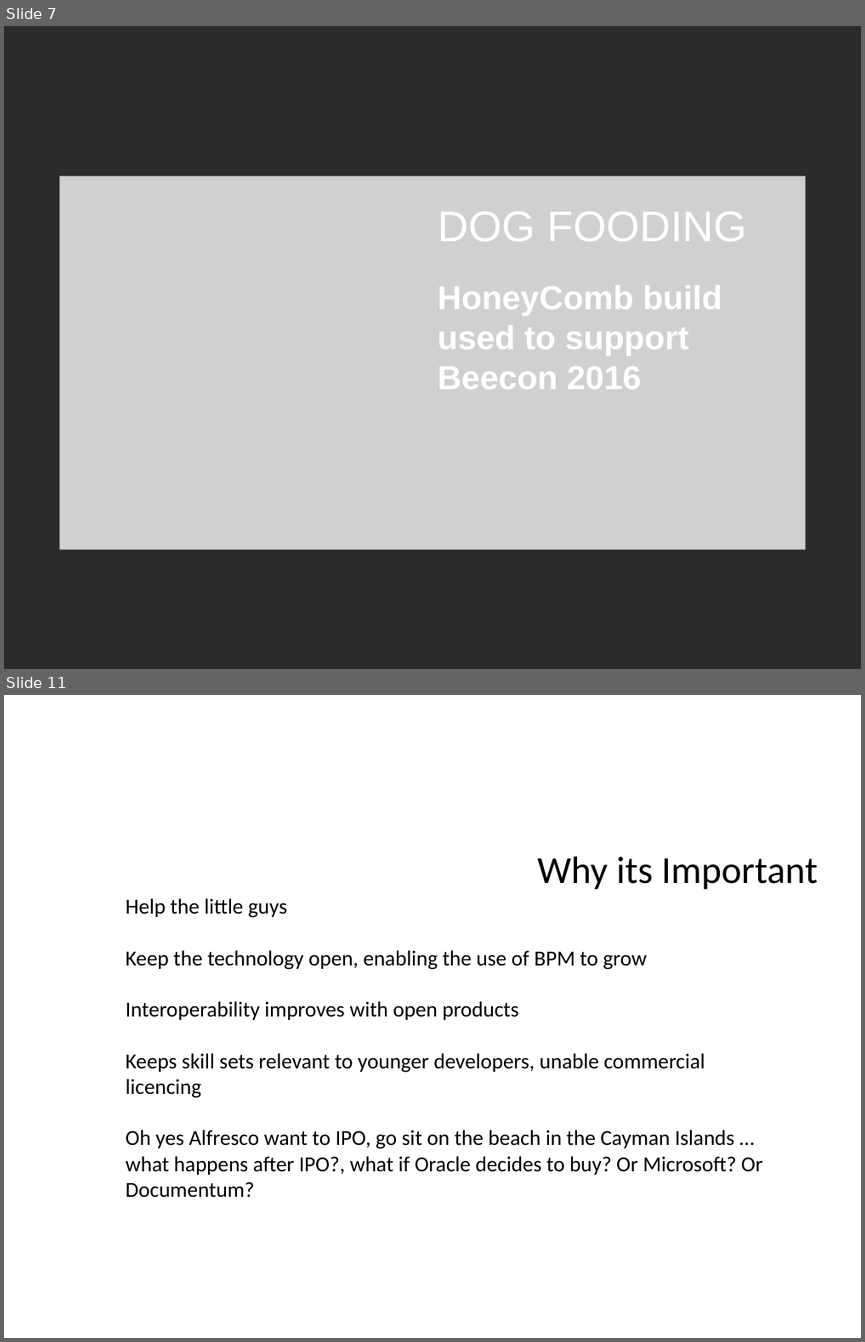
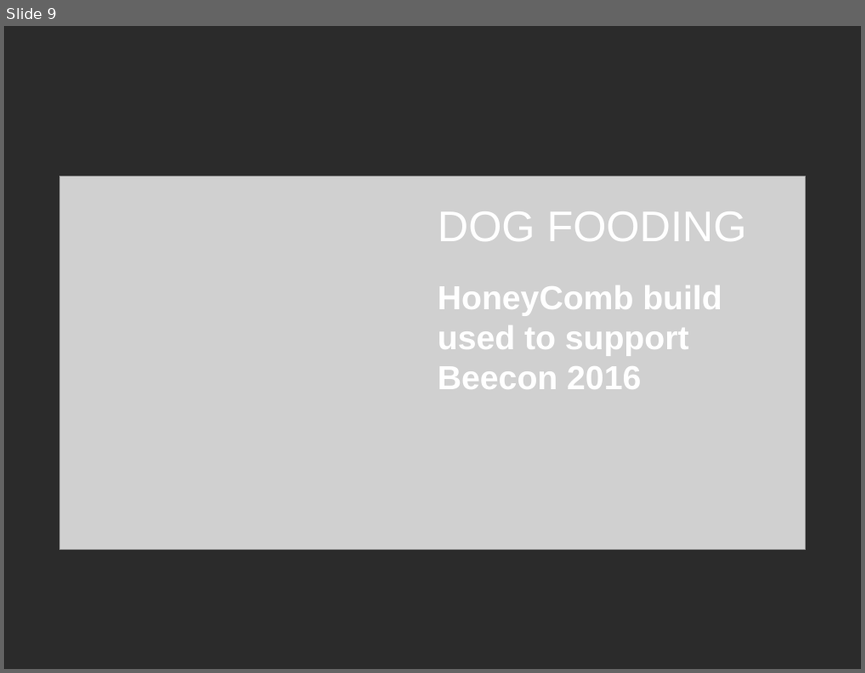
Before and after one commit to OrderOfTheBee/beecon, a slide deck: assets/data/files/20160125031/BeeCon2016_HoneyCombBeyond.odp. Shown one above the other, each under a label of ours: slides 7 and 11 before the commit, slide 9 after it; the slides between them are not shown. The pictures are 865x1342 and 865x673 pixels, drawn with LibreOffice and Linux fonts; fonts in the diff are those of the drawing; grey boxes stand for pictures; background and template pictures are left out; a plain dark background stands for a picture behind light text. Boxes give left, top, right and bottom in pixels: in the first picture for what was removed or moved away, otherwise in the second. Text is boxed around its words. In the diff, an @@ line names an element or a change of style, - is before the commit and + after.

```diff
--- a/assets/data/files/20160125031/BeeCon2016_HoneyCombBeyond.odp
+++ b/assets/data/files/20160125031/BeeCon2016_HoneyCombBeyond.odp
@@ slide 11 removed at (4,695,861,1338), background picture (left out) @@
@@ text removed at (537,857,817,890) @@
-● Why its Important
@@ title removed at (126,898,762,1197) @@
-Help the little guys
-Keep the technology open, enabling the use of BPM to grow
-Interoperability improves with open products
-Keeps skill sets relevant to younger developers, unable commercial licencing
-Oh yes Alfresco want to IPO, go sit on the beach in the Cayman Islands … what happens after IPO?, what if Oracle decides to buy? Or Microsoft? Or Documentum?
@@ what was slide 7 is now slide 9 @@
```
Also in this commit, not shown: 6 slides changed, 9 slides added, 3 other slides removed.
